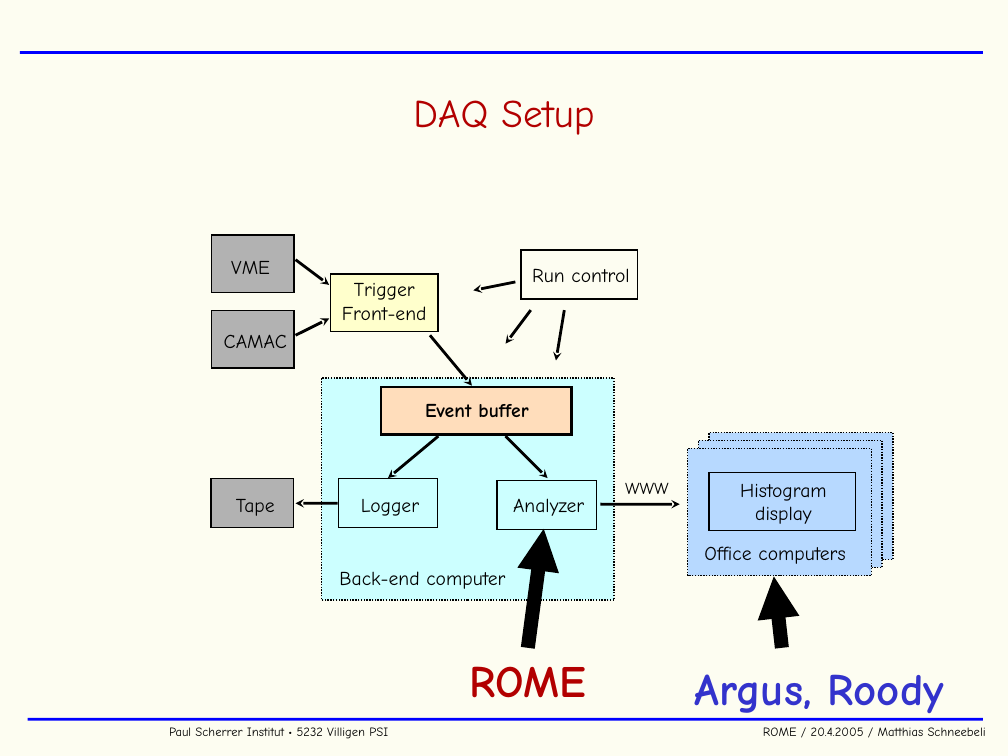
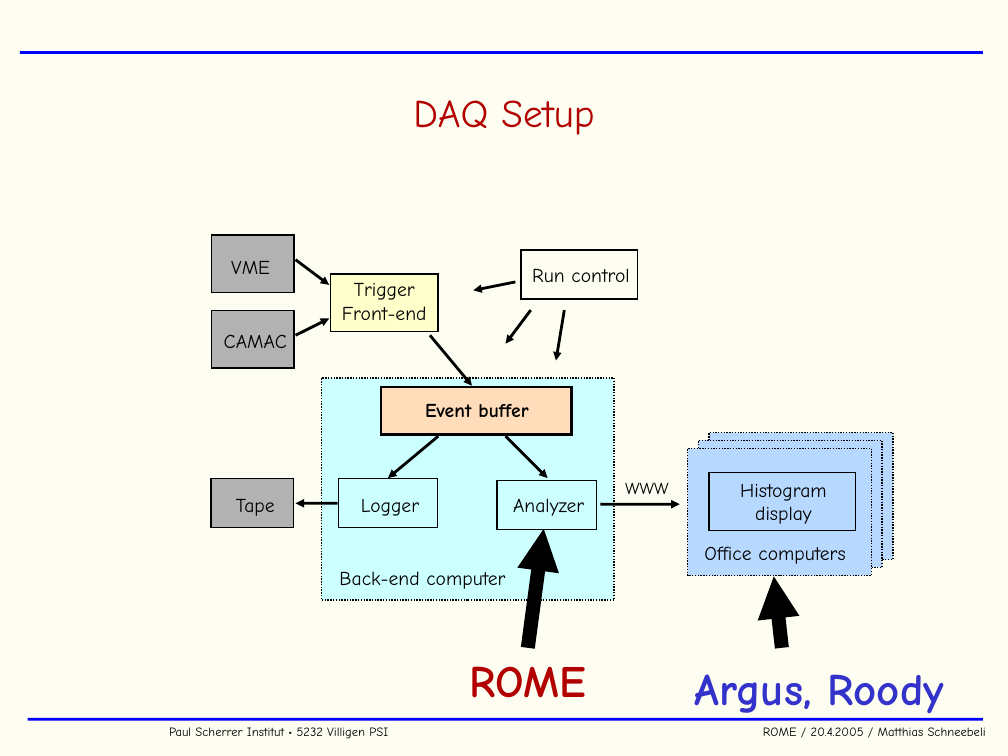
Before and after one commit to cjpl/rome, a slide deck: slide 65 of rome/documentation/ROME.ppt (slide 11 before the commit). Drawn at 1008x756 pixels with LibreOffice and Linux fonts; fonts in the diff are those of the drawing; background and template pictures are left out. Boxes give left, top, right and bottom in pixels: in the first picture for what was removed or moved away, otherwise in the second. Text is boxed around its words. In the diff, an @@ line names an element or a change of style, - is before the commit and + after.

```diff
--- a/rome/documentation/ROME.ppt
+++ b/rome/documentation/ROME.ppt
@@ arrow (295, 260) - (330, 285): arrowheads changed @@
@@ arrow (515, 282) - (474, 290): arrowheads changed @@
@@ arrow (295, 336) - (330, 319): arrowheads changed @@
@@ arrow (531, 310) - (506, 344): arrowheads changed @@
@@ arrow (564, 310) - (556, 361): arrowheads changed @@
@@ arrow (430, 336) - (472, 386): arrowheads changed @@
@@ arrow (438, 436) - (388, 478): arrowheads changed @@
@@ arrow (506, 436) - (547, 478): arrowheads changed @@
@@ arrow (338, 503) - (295, 503): arrowheads changed @@
@@ arrow (601, 504) - (679, 504): arrowheads changed @@
```
Also in this commit, not shown: 7 other slides changed, 4 slides added, 8 slides removed, 3 other files.
